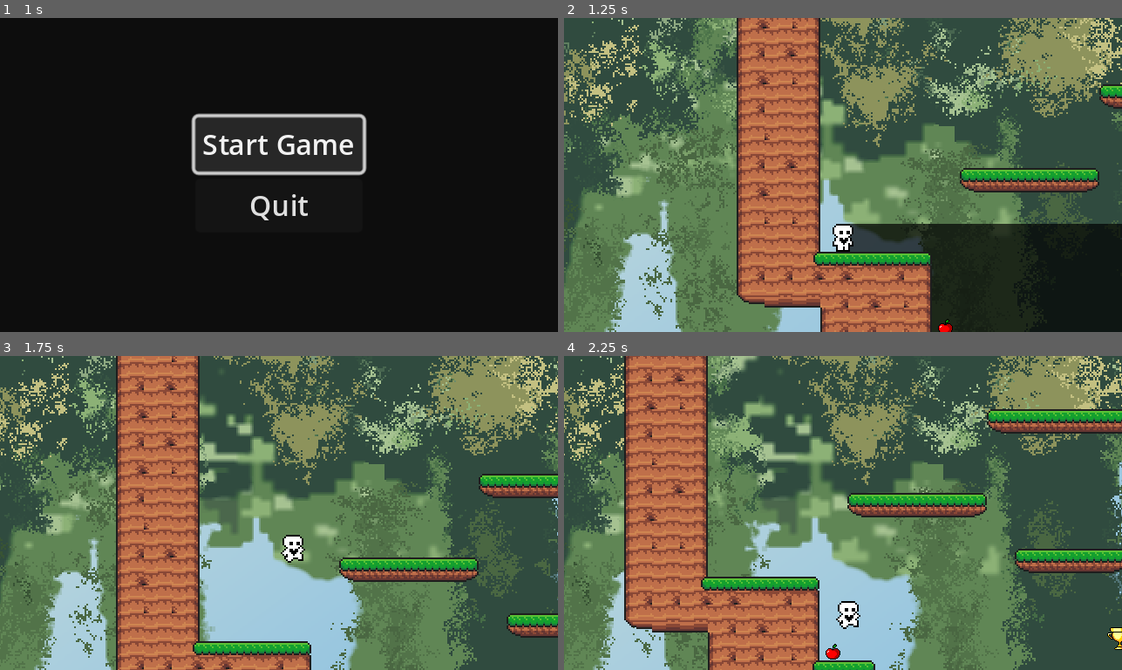
Above: before the commit, frames 1-4 (two rows, left to right).
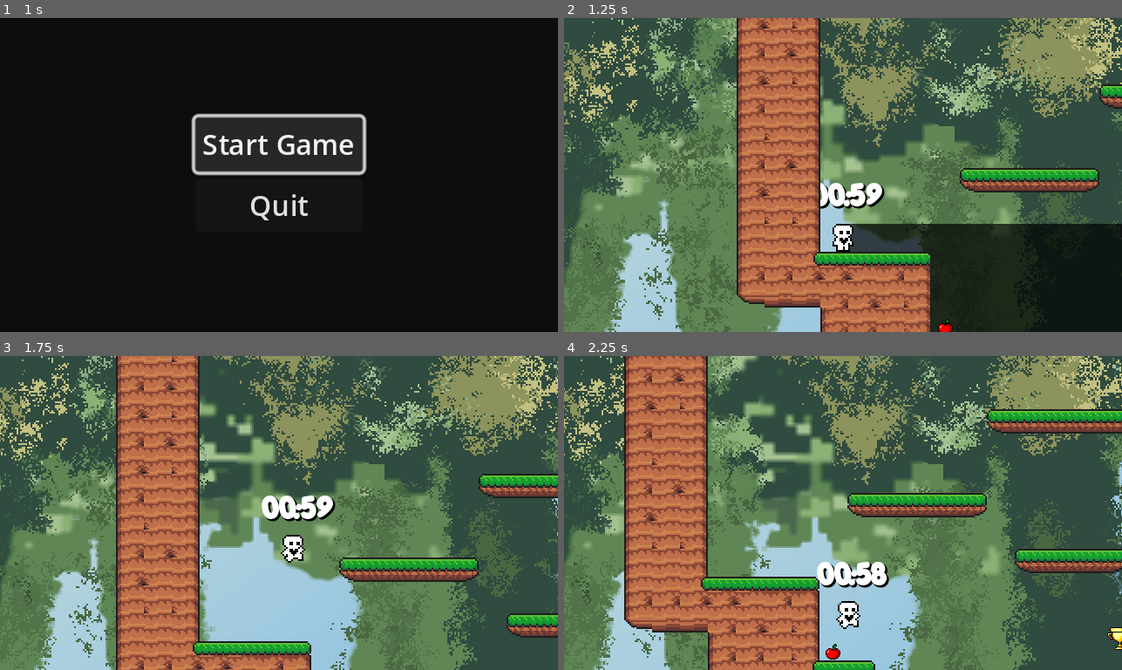
Above: after the commit, the same moments.

Repository: alwong18/AnimalExplorer
Game: Godot game, scene res://Scenes/start_menu.tscn
Same seed, same stepped clock (60 frames per second), same inputs: the game is played once before the commit and once after it. The engine's default icon, where the game draws it, is replaced by a stand-in: a white triangle on a blue panel in a dark square.
Inputs:
- Up to frame 1 (1 s): click "Start Game" at 0.5 s
- Up to frame 2 (1.25 s): no input
- Up to frame 3 (1.75 s): hold Right (move_right) from 1.28 s (still down); tap Up (move_up) at 1.52 s
- Up to frame 4 (2.25 s): keep holding Right (move_right)

Frame 1 is identical in both runs. In frame 2, 0.8% of the frame differs, in the area x 45-58%, y 52-61%; in frame 3, 0.9%; in frame 4, 0.9%, in the area x 45-59%, y 65-74%.

Commit message:
timer finished

Diff:
--- a/Scenes/player.tscn
+++ b/Scenes/player.tscn
@@ -1,8 +1,10 @@
-[gd_scene load_steps=14 format=3 uid="uid://b5doxaq34uvii"]
+[gd_scene load_steps=16 format=3 uid="uid://b5doxaq34uvii"]
 
 [ext_resource type="Script" path="res://Scripts/player.gd" id="1_u82nx"]
 [ext_resource type="Resource" uid="uid://cd1foekh3anh6" path="res://DefaultMovementData.tres" id="2_51fm6"]
 [ext_resource type="Texture2D" uid="uid://cd2oa1cqn30xj" path="res://player.png" id="2_d22rd"]
+[ext_resource type="FontFile" uid="uid://c5vkum18rnjio" path="res://porkys/PORKH___.TTF" id="3_el0nx"]
+[ext_resource type="Script" path="res://Timer.gd" id="3_q6wyx"]
 
 [sub_resource type="AtlasTexture" id="AtlasTexture_7s3r1"]
 atlas = ExtResource("2_d22rd")
@@ -104,3 +106,22 @@
 
 [node name="CoyoteJumpTimer" type="Timer" parent="."]
 wait_time = 0.15
+
+[node name="Timer" type="Control" parent="."]
+layout_mode = 3
+anchors_preset = 0
+script = ExtResource("3_q6wyx")
+
+[node name="Timer" type="Timer" parent="Timer"]
+wait_time = 60.0
+
+[node name="Label" type="Label" parent="Timer"]
+offset_left = -18.0
+offset_top = -34.0
+offset_right = 22.0
+offset_bottom = -11.0
+theme_override_colors/font_shadow_color = Color(0, 0, 0, 1)
+theme_override_colors/font_outline_color = Color(0, 0, 0, 1)
+theme_override_fonts/font = ExtResource("3_el0nx")
+horizontal_alignment = 1
+metadata/_edit_use_anchors_ = true
--- a/Scripts/player.gd
+++ b/Scripts/player.gd
@@ -7,9 +7,23 @@
 var air_jump = false
 var just_wall_jumped = false
 var gravity = ProjectSettings.get_setting("physics/2d/default_gravity")
+var label = Label
+var time = Timer
 
 @onready var animated_sprite_2d = $AnimatedSprite2D
 @onready var coyote_jump_timer = $CoyoteJumpTimer
+
+func _ready():
+	label = $Camera2D/Label
+	time = $Camera2D/Time
+
+
+func _proccess(delta):
+	update_label_text()
+
+func update_label_text():
+	label.text = str(ceil(time.time_left))
+
 
 func _physics_process(delta):
 	apply_gravity(delta)
--- /dev/null
+++ b/Timer.gd
@@ -0,0 +1,18 @@
+extends Control
+
+@onready var label = $Label
+@onready var timer = $Timer
+
+# Called when the node enters the scene tree for the first time.
+func _ready():
+	timer.start()
+
+func time_left_to_live():
+	var time_left = timer.time_left
+	var minute = floor(time_left/60)
+	var second = int(time_left) % 60
+	return [minute, second]
+
+# Called every frame. 'delta' is the elapsed time since the previous frame.
+func _process(delta):
+	label.text = "%02d:%02d" % time_left_to_live()
--- /dev/null
+++ b/timer.tscn
@@ -0,0 +1,22 @@
+[gd_scene load_steps=3 format=3 uid="uid://cu2gtcgh0gqn3"]
+
+[ext_resource type="Script" path="res://Timer.gd" id="1_nloy1"]
+[ext_resource type="FontFile" uid="uid://c5vkum18rnjio" path="res://porkys/PORKH___.TTF" id="2_20ywj"]
+
+[node name="Timer" type="Node"]
+script = ExtResource("1_nloy1")
+
+[node name="Label" type="Label" parent="."]
+offset_left = -1.0
+offset_top = -25.0
+offset_right = 39.0
+offset_bottom = -2.0
+theme_override_colors/font_shadow_color = Color(0, 0, 0, 1)
+theme_override_colors/font_outline_color = Color(0, 0, 0, 1)
+theme_override_fonts/font = ExtResource("2_20ywj")
+text = "lol"
+horizontal_alignment = 1
+metadata/_edit_use_anchors_ = true
+
+[node name="Timer" type="Timer" parent="."]
+wait_time = 60.0
Binary file added: porkys/PORKH___.TTF
Not shown, added: porkys/PORKH___.TTF.import
Binary file added: porkys/PORKYS_.TTF
Not shown, added: porkys/PORKYS_.TTF.import
Not shown, added: porkys/read_me.pdf
